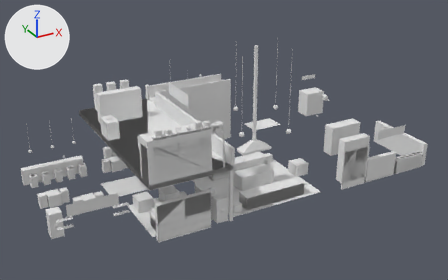
The FBX model Assets/Summit/Resources/Camp/LodgeB2.fbx as it was, and as the next commit left it.
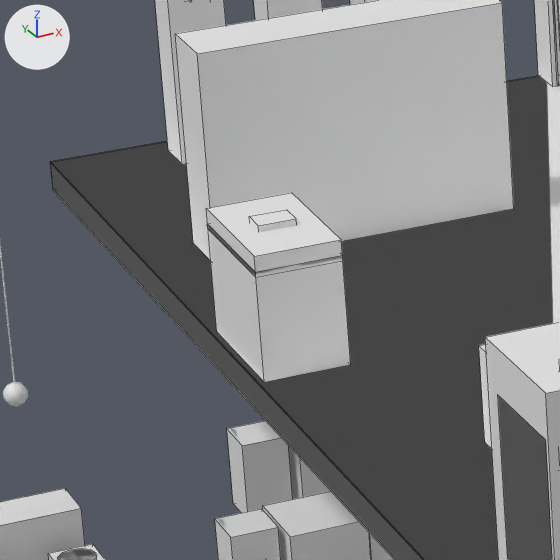
Each version appears first whole from a 50 mm camera at (-21.7, -35.3, 19.8) aimed at (-2.8, -0.8, 2.6), and next in a close-up on the part from 16% to 33% of the width and 32% to 59% of the height. Lighting does not change. The marker at upper left points along +X, +Y and +Z. The first two pictures are the older version. The close-ups show mesh edges as thin lines. Where no turn or scale is listed for an object, it has been applied to the vertices.

Objects in the first close-up: 'BLK_bar__25', 'BLK_bistro__45', 'BLK_bistrochair__50', 'BLK_mannequin__88', 'BLK_rail__87', 'BLK_till__91', 'CAM_loftslab__53', 'Concrete_in', 'FLR_loft__52', 'FloorBoards', 'Steel_in', 'TAP_Style__84' and 14 more.
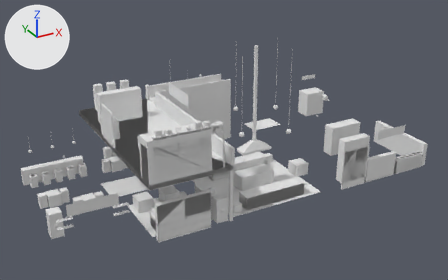
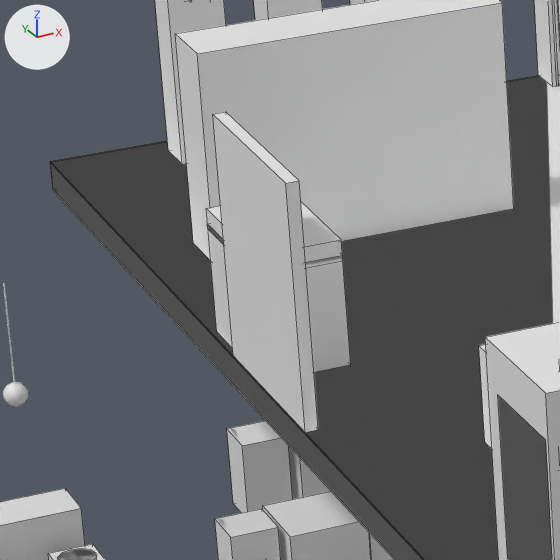
Scene script edits in JSON lines:
```json
{"op": "add", "block": "me_blk_deckdoor", "code": ["me_blk_deckdoor = bpy.data.meshes.new('BLK_deckdoor')", "me_blk_deckdoor.from_pydata(...)  # a box spanning x -10.7..-10.58, y -0.95..0.95, z 3.8..6.1", "me_blk_deckdoor.materials.append(mat_helper)  # white #e7e7e7"]}
{"op": "add", "block": "ob_blk_deckdoor__93", "code": ["ob_blk_deckdoor__93 = bpy.data.objects.new('BLK_deckdoor__93', me_blk_deckdoor)", "ob_blk_deckdoor__93.location = (0.0, 0.0, 0.0)"]}
```

Pixel boxes [x1, y1, x2, y2] of what changed, in the close-ups (560 x 560 px):
```json
{"object": "BLK_deckdoor__93", "change": "added", "after": [213, 112, 318, 432]}
{"object": "BLK_till__91", "change": "unchanged, covered by the edit", "before": [206, 193, 350, 382], "after": [206, 202, 350, 372]}
```
